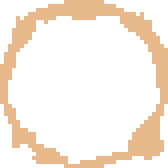
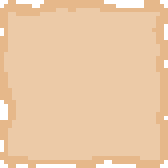
Before/after of a 168x168 layered artwork. What changed in the layer stack:
added layer "Innards" (75%) above "Background" over [4, 8, 160, 160]
painted on "Background" over [0, 0, 168, 168]
